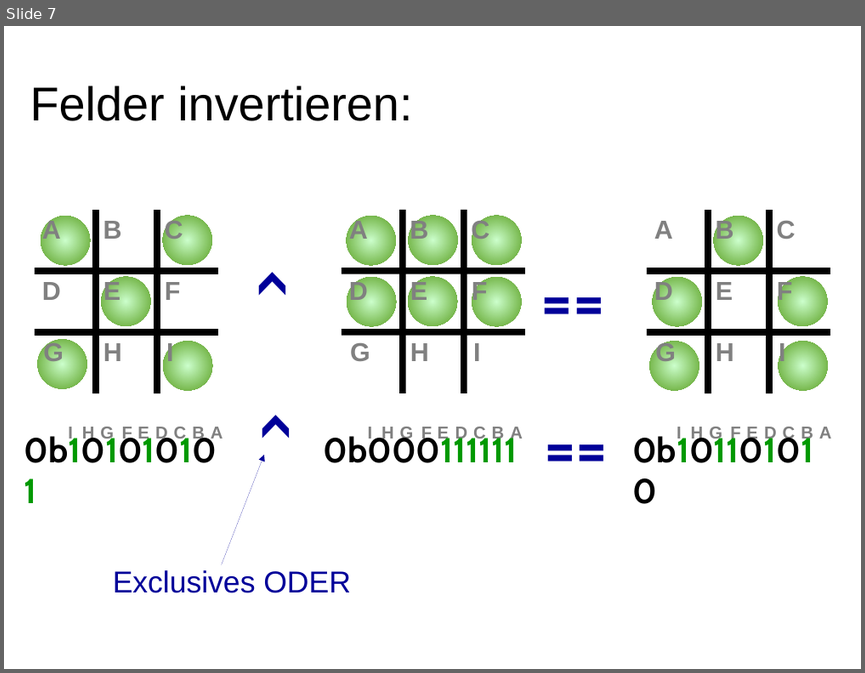
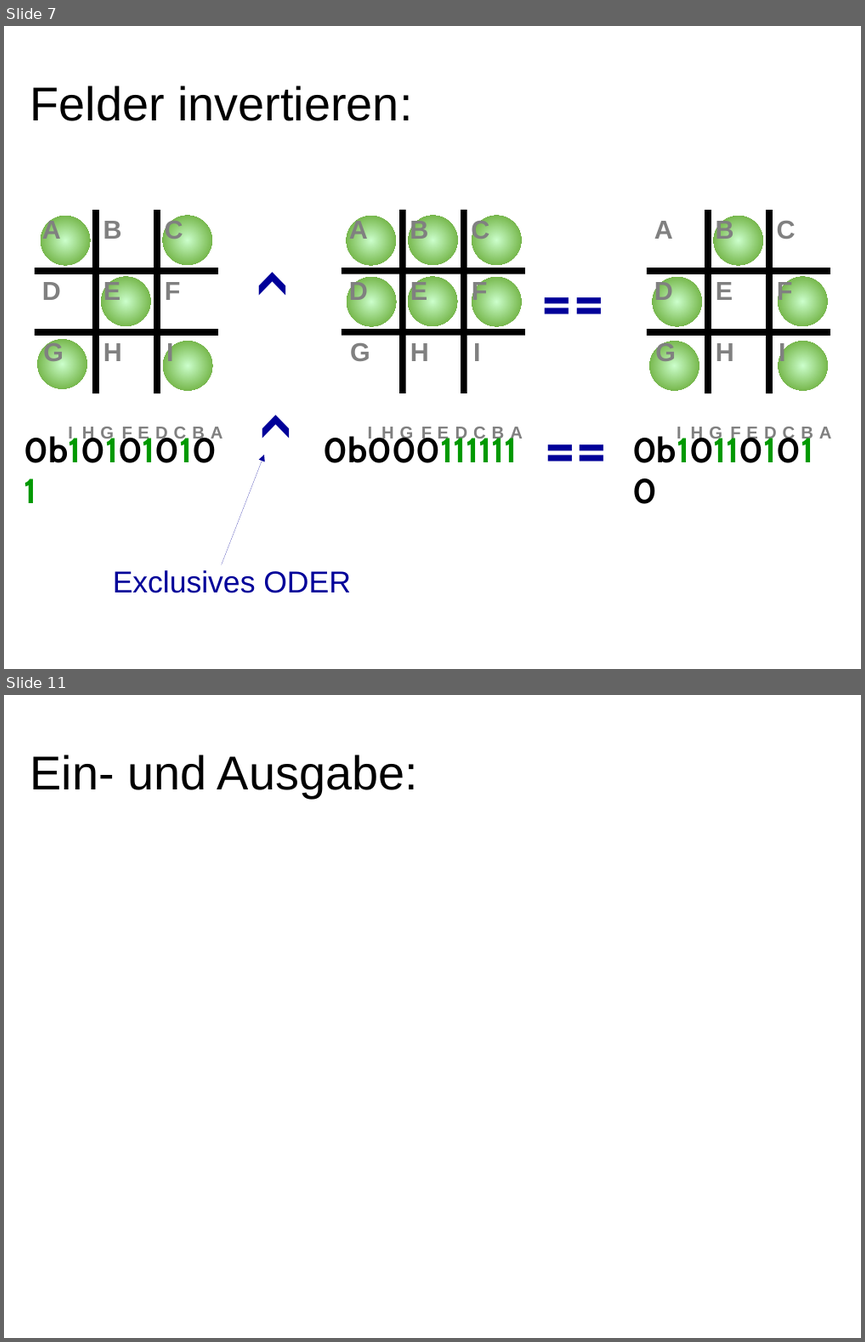
Before and after one commit to hotwolf/TicTacToe, a slide deck: Workshop/Software.odp. Shown one above the other, each under a label of ours: slide 7 before the commit, slides 7 and 11 after it; the slides between them are not shown. The pictures are 865x673 and 865x1342 pixels, drawn with LibreOffice and Linux fonts; fonts in the diff are those of the drawing. Boxes give left, top, right and bottom in pixels: in the first picture for what was removed or moved away, otherwise in the second. Text is boxed around its words. In the diff, an @@ line names an element or a change of style, - is before the commit and + after.

```diff
--- a/Workshop/Software.odp
+++ b/Workshop/Software.odp
@@ slide 11 added at bbox=[4, 695, 861, 1338], background #FFFFFF @@
@@ text added at bbox=[30, 755, 418, 798], 44 pt, text #000000 @@
+Ein- und Ausgabe:
```
Also in this commit, not shown: 1 slide changed, 3 other slides added, 2 slides removed.
